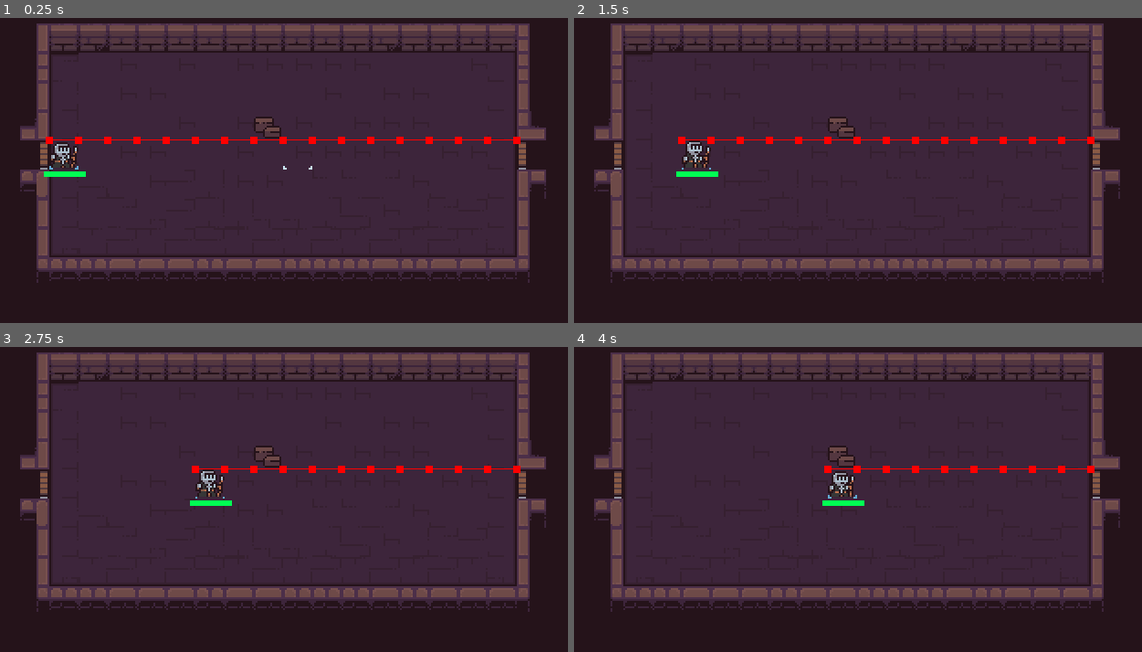
Above: before the commit, frames 1-4 (two rows, left to right).
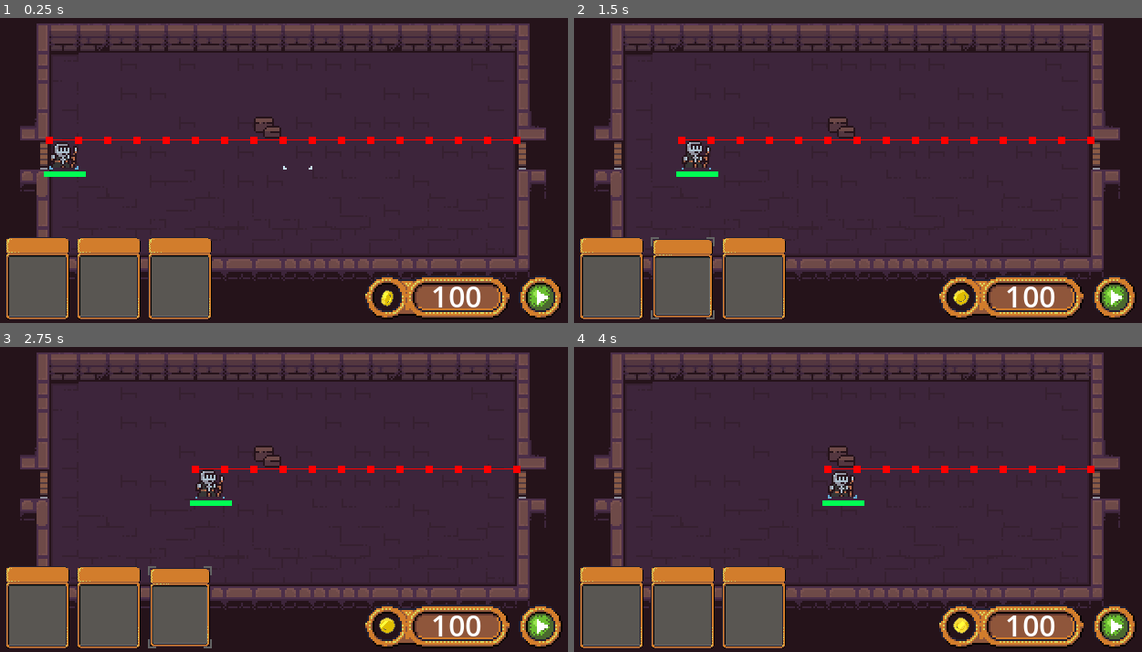
Above: after the commit, the same moments.

Repository: ThermobladeStudios/GMTK-Game-Jam-2023
Game: Godot game, scene res://main.tscn
Two runs of this game, one before a commit and one after it. Both use one fixed random seed, a clock stepped at 60 frames per second and the inputs below.
Inputs (mouse positions are in pixels of both pictures, inside the frame that each line leads up to):
- Up to frame 1 (0.25 s): no input
- Up to frame 2 (1.5 s): click (613, 277) at 0.52 s; click (681, 277) at 1.27 s
- Up to frame 3 (2.75 s): click (181, 606) at 2.02 s
- Up to frame 4 (4 s): click (1113, 627) at 2.77 s; click (1113, 627) at 3.52 s

The runs differ from the first frame. In frame 1, 13% of the frame differs, in the area x 0-100%, y 71-99%; in frame 2, 12%; in frame 3, 12%; in frame 4, 13%.

Commit message:
ui

Diff:
--- a/Player/Player_UI.tscn
+++ b/Player/Player_UI.tscn
@@ -1,12 +1,9 @@
-[gd_scene load_steps=15 format=3 uid="uid://dxhdlcuv0cfcl"]
+[gd_scene load_steps=14 format=3 uid="uid://dxhdlcuv0cfcl"]
 
 [ext_resource type="Texture2D" uid="uid://b2bj6nwj7qtwv" path="res://Player/coin_gold.png" id="2_7lm6j"]
 [ext_resource type="PackedScene" uid="uid://c4y6igyvy3dk1" path="res://Player/button.tscn" id="2_ou7b6"]
 [ext_resource type="Texture2D" uid="uid://bw0vsnf1pe2at" path="res://Player/counter.png" id="3_716ni"]
 [ext_resource type="PackedScene" uid="uid://fblrrtclo4fj" path="res://Player/next_turn.tscn" id="3_un3st"]
-
-[sub_resource type="StyleBoxFlat" id="StyleBoxFlat_d6hi1"]
-bg_color = Color(0.145098, 0.0745098, 0.101961, 1)
 
 [sub_resource type="AtlasTexture" id="AtlasTexture_hxpf4"]
 atlas = ExtResource("2_7lm6j")
@@ -81,29 +78,21 @@
 grow_horizontal = 2
 grow_vertical = 2
 
-[node name="Panel" type="Panel" parent="."]
-z_index = -1
-layout_mode = 0
-offset_top = 130.0
-offset_right = 319.0
-offset_bottom = 182.0
-theme_override_styles/panel = SubResource("StyleBoxFlat_d6hi1")
-
-[node name="GridContainer" type="GridContainer" parent="Panel"]
+[node name="GridContainer" type="GridContainer" parent="."]
 layout_mode = 2
 offset_left = 8.0
-offset_top = 3.0
+offset_top = 133.0
 offset_right = 121.0
-offset_bottom = 48.0
+offset_bottom = 178.0
 columns = 4
 
-[node name="Button" parent="Panel/GridContainer" instance=ExtResource("2_ou7b6")]
+[node name="Button" parent="GridContainer" instance=ExtResource("2_ou7b6")]
 layout_mode = 2
 
-[node name="Button2" parent="Panel/GridContainer" instance=ExtResource("2_ou7b6")]
+[node name="Button2" parent="GridContainer" instance=ExtResource("2_ou7b6")]
 layout_mode = 2
 
-[node name="Button3" parent="Panel/GridContainer" instance=ExtResource("2_ou7b6")]
+[node name="Button3" parent="GridContainer" instance=ExtResource("2_ou7b6")]
 layout_mode = 2
 
 [node name="NextTurn" parent="." instance=ExtResource("3_un3st")]
--- a/main.tscn
+++ b/main.tscn
@@ -31,6 +31,4 @@
 [node name="CanvasLayer" type="CanvasLayer" parent="."]
 
 [node name="Interface" parent="CanvasLayer" instance=ExtResource("4_bvfwu")]
-offset_top = 163.0
-offset_right = 200.0
-offset_bottom = 163.0
+mouse_filter = 1
Not shown: 1 places in main.tscn that only renumber resources
